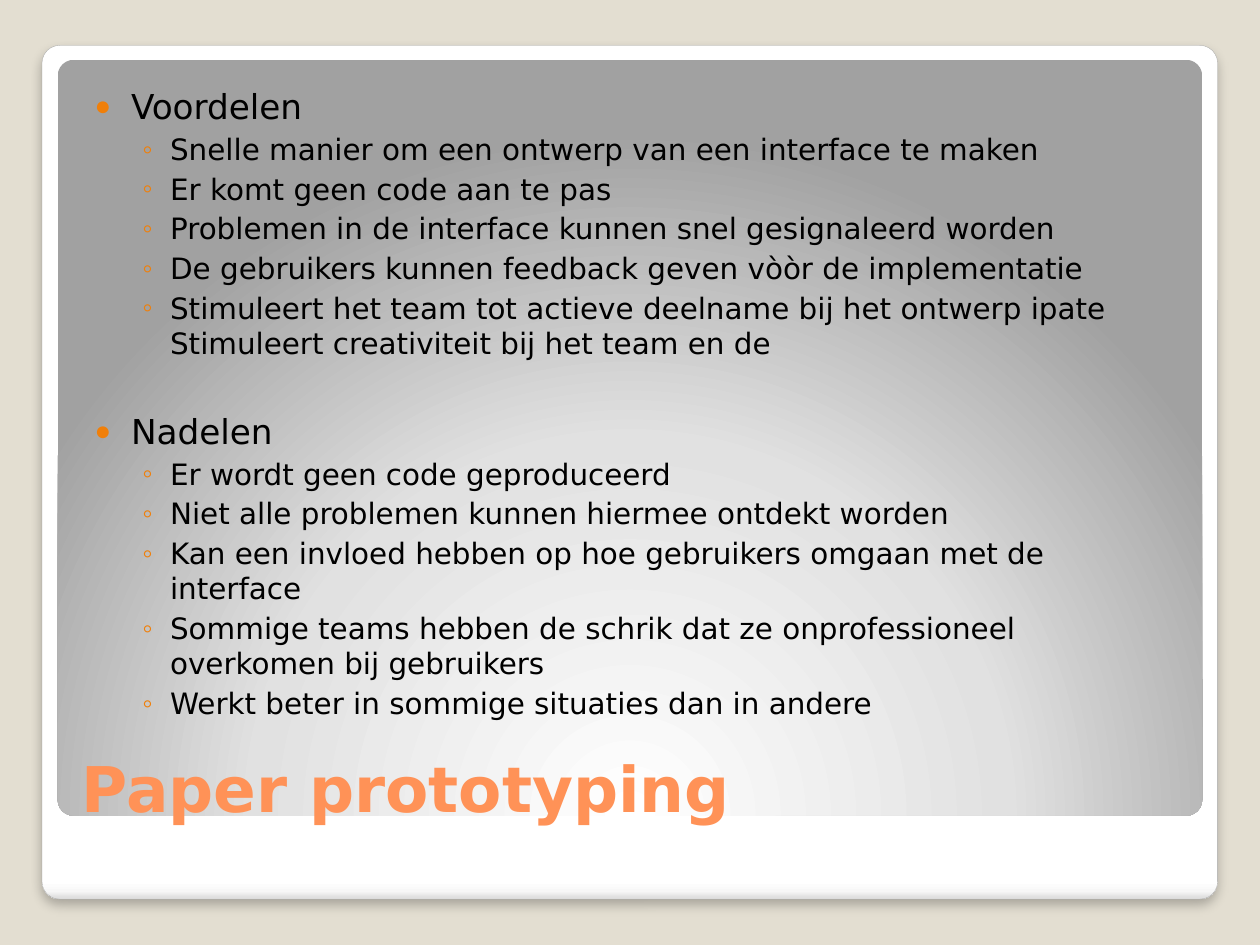
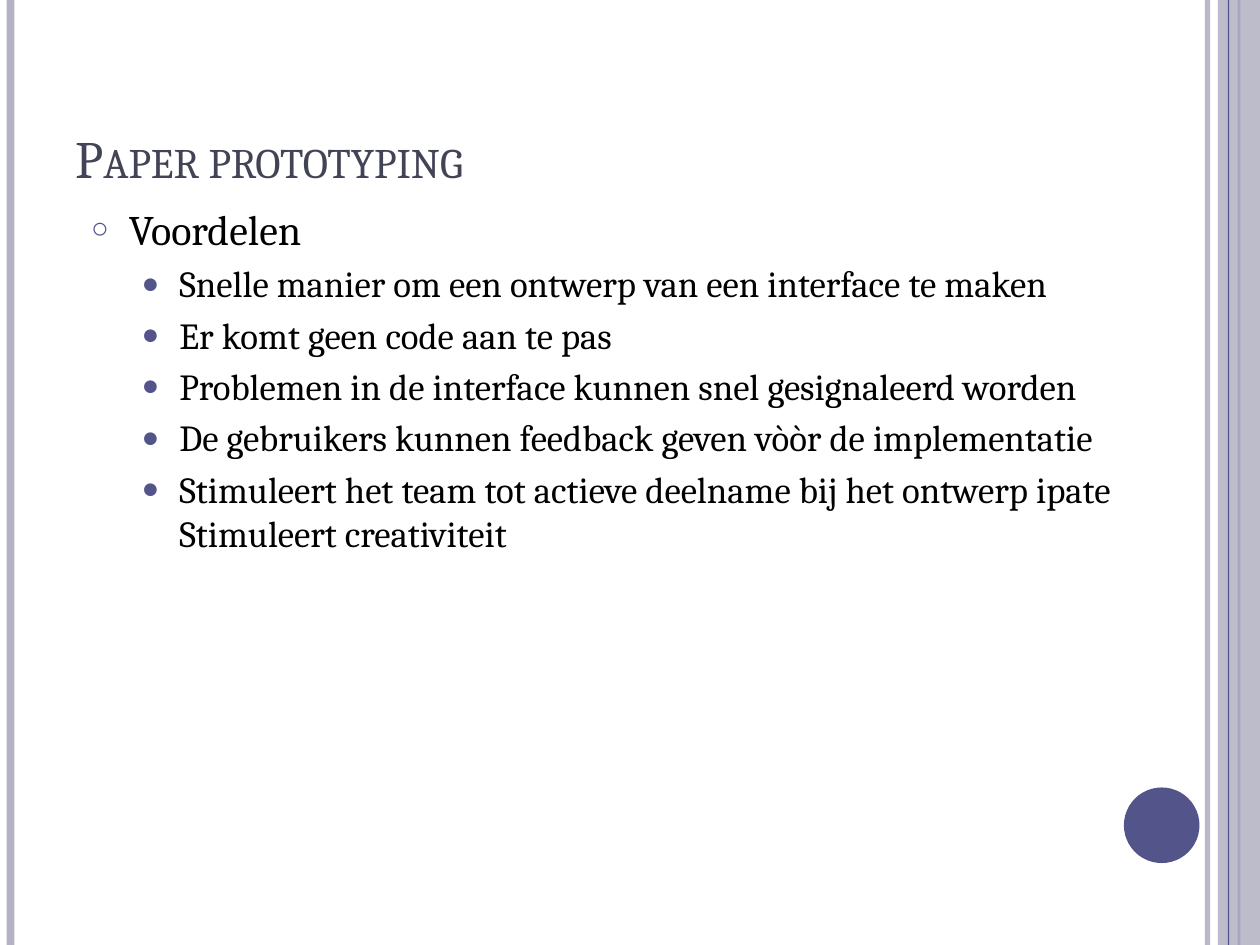
Before and after one commit to michelgrootjans/dkvlessonslearned, a slide deck: slide 47 of slides/Management Session/Lessons Learned.pptx (slide 33 before the commit). Drawn at 1260x945 pixels with LibreOffice and Linux fonts; fonts in the diff are those of the drawing. Boxes give left, top, right and bottom in pixels: in the first picture for what was removed or moved away, otherwise in the second. Text is boxed around its words. In the diff, an @@ line names an element or a change of style, - is before the commit and + after.

```diff
--- a/slides/Management Session/Lessons Learned.pptx
+++ b/slides/Management Session/Lessons Learned.pptx
@@ background #E3DED1 to #FFFFFF @@
@@ line added from (10, 0) to (10, 945), #B3B4C4 4.5 pt @@
@@ line added from (1207, 0) to (1207, 945), #B3B4C4 3 pt @@
@@ rectangle added at bbox=[1218, 0, 1260, 945], fill #B3B4C4 at 87% opacity @@
@@ line added from (1228, 0) to (1228, 945), #53548A 0.75 pt @@
@@ line added from (1239, 0) to (1239, 945), #53548A 1.5 pt @@
@@ rounded rectangle removed at bbox=[42, 45, 1217, 900] @@
@@ rounded rectangle removed at bbox=[58, 59, 1202, 815] @@
@@ title "Paper prototyping": place and size @@
-title "Paper prototyping" at bbox=[82, 764, 729, 825]
+title "Paper prototyping" at bbox=[209, 149, 463, 179]
@@ title "Paper prototyping" at bbox=[209, 149, 463, 179]: size 36 to 30 pt, font DejaVu Sans to Cambria, text colour #FF9258 to #424456, bold off, small capitals on @@
@@ text "Voordelen": place and size @@
-text "Voordelen" at bbox=[131, 93, 1105, 720]
+text "Voordelen" at bbox=[129, 215, 1110, 548]
@@ text at bbox=[129, 215, 1092, 459]: size 19.6 to 24 pt in "Voordelen"; font DejaVu Sans to Cambria in "Voordelen", "Snelle manier om een ontwerp van een ...", "Er komt geen code aan te pas", "Problemen in de interface kunnen snel gesignaleerd ..." and 1 more places; size 16.8 to 21 pt in "Snelle manier om een ontwerp van een ...", "Er komt geen code aan te pas", "Problemen in de interface kunnen snel gesignaleerd ...", "De gebruikers kunnen feedback geven vòòr de ..."; bullet ● to ○; more space between paragraphs; bullet colour #F07F09 to #53548A; bullet ◦ to ● @@
@@ text at bbox=[179, 477, 1110, 548]: text changed; size 16.8 to 21 pt; font DejaVu Sans to Cambria @@
-  ◦ Stimuleert het team tot actieve deelname bij het ontwerp ipate Stimuleert creativiteit bij het team en de
-● Nadelen
-  ◦ Er wordt geen code geproduceerd
-  ◦ Niet alle problemen kunnen hiermee ontdekt worden
-  ◦ Kan een invloed hebben op hoe gebruikers omgaan met de interface
-  ◦ Sommige teams hebben de schrik dat ze onprofessioneel overkomen bij gebruikers
-  ◦ Werkt beter in sommige situaties dan in andere
+  ● Stimuleert het team tot actieve deelname bij het ontwerp ipate Stimuleert creativiteit
@@ ellipse added at bbox=[1124, 788, 1200, 863], fill #53548A @@
```
Also in this commit, not shown: 32 other slides changed, 18 slides added, 4 slides removed.
